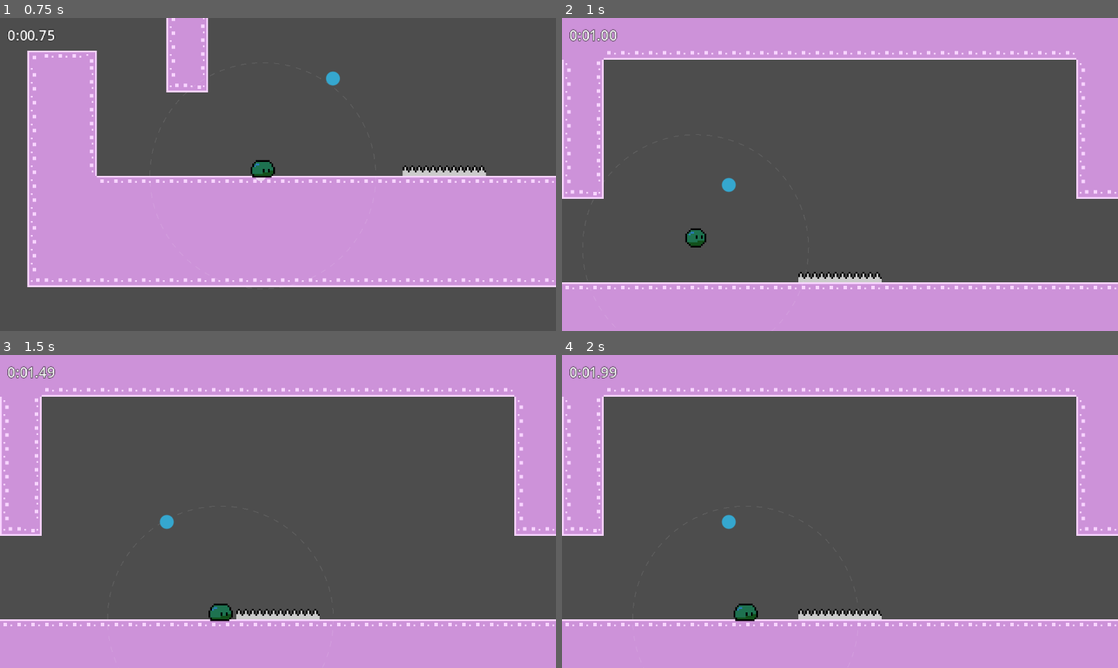
Above: before the commit, frames 1-4 (two rows, left to right).
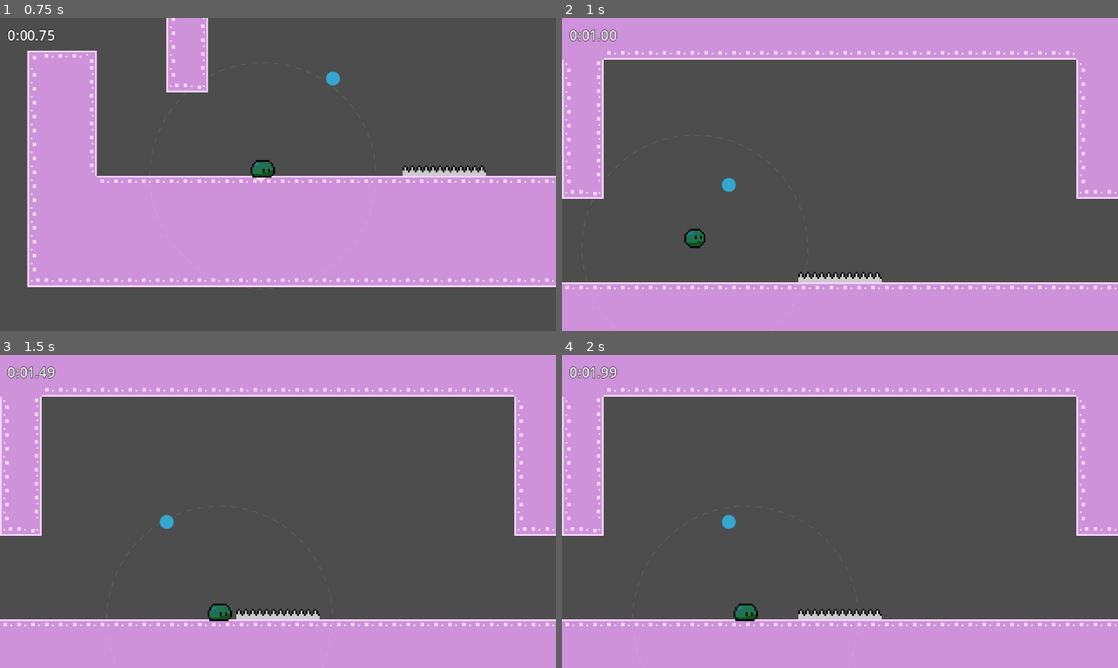
Above: after the commit, the same moments.

Repository: jordanguyent/slick_slime
Game: Godot game, scene res://scenes/levels/level_1.tscn
The game is run twice, just before and just after one commit, with the same random seed, the same clock (stepped at 60 frames per second) and the same inputs.
Inputs (mouse positions are in pixels of both pictures, inside the frame that each line leads up to):
- Up to frame 1 (0.75 s): move the mouse to (250, 237) at 0.52 s; hold D (player_right) from 0.53 s (still down); click (250, 237) at 0.6 s
- Up to frame 2 (1 s): keep holding D (player_right); tap Space (player_jump) at 0.77 s
- Up to frame 3 (1.5 s): keep holding D (player_right); move the mouse to (444, 558) at 1.27 s; click (444, 558) at 1.35 s
- Up to frame 4 (2 s): keep holding D (player_right); tap Space (player_jump) at 1.52 s

Frame 1 is identical in both runs. In frame 2, less than 0.1% of the frame differs, in the area x 22-26%, y 67-74%; in frame 3, less than 0.1%; in frame 4, nothing differs.

Commit message:
Update player movement

Diff:
--- a/entities/player/player.gd
+++ b/entities/player/player.gd
@@ -148,9 +148,12 @@
 
 func _update_grapple_preview() -> void:
 	var mouse_pos = get_local_mouse_position()
-	var dir_to_mouse = mouse_pos.normalized()
 
-	grapple_cast.target_position = dir_to_mouse * GRAPPLE_RANGE
+	var target_pos = mouse_pos
+	if mouse_pos.length() > GRAPPLE_RANGE:
+		target_pos = mouse_pos.normalized() * GRAPPLE_RANGE
+
+	grapple_cast.target_position = target_pos
 	grapple_cast.force_raycast_update()
 
 	if grapple_cast.is_colliding():
--- a/entities/player/player.tscn
+++ b/entities/player/player.tscn
@@ -1024,7 +1024,7 @@
 "times": PackedFloat32Array(0),
 "transitions": PackedFloat32Array(1),
 "update": 1,
-"values": [Vector2(10, 6)]
+"values": [Vector2(10, 7)]
 }
 tracks/3/type = "value"
 tracks/3/imported = false
@@ -1036,7 +1036,7 @@
 "times": PackedFloat32Array(0),
 "transitions": PackedFloat32Array(1),
 "update": 1,
-"values": [Vector2(0, -3)]
+"values": [Vector2(0, -3.5)]
 }
 tracks/4/type = "value"
 tracks/4/imported = false
@@ -1048,7 +1048,7 @@
 "times": PackedFloat32Array(0),
 "transitions": PackedFloat32Array(1),
 "update": 0,
-"values": [Vector2(10, 6)]
+"values": [Vector2(10, 7)]
 }
 tracks/5/type = "value"
 tracks/5/imported = false
@@ -1060,7 +1060,7 @@
 "times": PackedFloat32Array(0),
 "transitions": PackedFloat32Array(1),
 "update": 0,
-"values": [Vector2(0, -3)]
+"values": [Vector2(0, -3.5)]
 }
 
 [sub_resource type="Animation" id="Animation_a1qjk"]
--- a/entities/player/states/grapple_state.gd
+++ b/entities/player/states/grapple_state.gd
@@ -2,7 +2,7 @@
 extends State
 
 var target_point: Vector2
-var weightless_duration: float = 0.2
+var weightless_duration: float = 0.225
 var post_duration: float = 0.05
 
 func enter(msg := {}):
